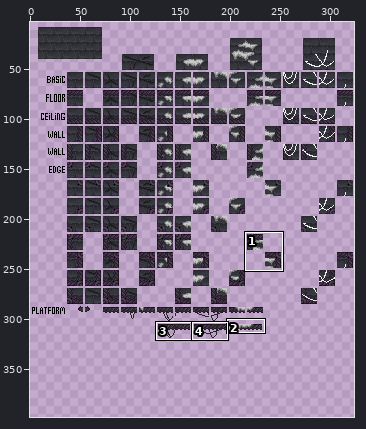
A sprite sheet gets an edit: Paint-it-Black/levels/tiles/tiles.png. Above, an overview of the earlier version with the close-up marked.
Close-up. First the earlier version:
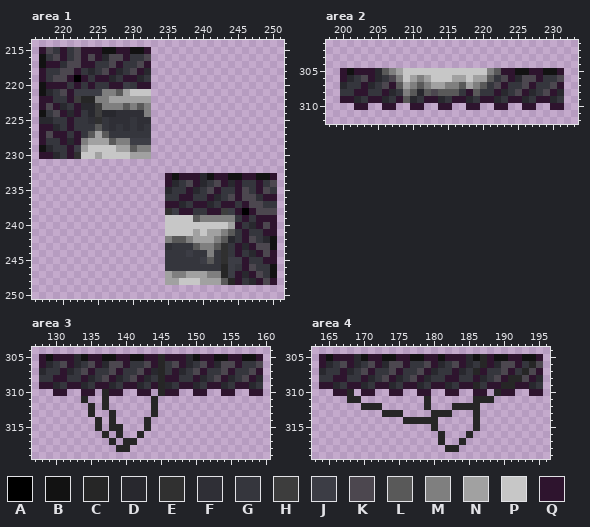
The file is 324x322 pixels. Colours within 5 levels of each other are drawn and written as one. Shown: area 1: x 216..251, y 214..250; area 2: x 198..233, y 301..312; area 3: x 127..160, y 304..319; area 4: x 163..196, y 304..319. The old version is drawn lined up with the new one, on the new canvas. The wide view leaves out empty margins. The commit also changed other parts of the picture, which this record leaves out.
Palette (. is transparent): A #000000  B #121212  C #262626  D #28282e  E #303030  F #2f2f36  G #35363d  H #3d3d3d  J #3c3d45  K #4c474f  L #595959  M #7f7f7f  N #a1a1a1  P #c7c7c7  Q #2e142e
Pixels before, area 1, first column x 217:
215 QKGQGKQQQBBQQBBQ..................
216 BGKQGKQKQDKKQGGK..................
217 BQQFKKQQGGKQGGKQ..................
218 QGGKKQGDGKQDGKQD..................
219 QGKKQAQGQQDGQQDG..................
220 BQQQGQGQGGQQJGQQ..................
221 BDGKQJJJJMMLNPPP..................
222 QQGGQHCCMMNNNNNN..................
223 QKQDGQDDHMMMLMLM..................
224 BGKQDQGDHDDFFFFM..................
225 DDGGQGGFEGFFFGFF..................
226 QQDGQGGGLGFGFGFG..................
227 QKQQGQGLNLGGGGGG..................
228 QGGQDQMNNNLMMJJJ..................
229 BDGGQJNPPPPNNLMM..................
230 QQDGQEPPNPPPPNNN..................
231 ..................................
232 ..................................
233 ..................QBQQQDBQQBBQQBBQ
234 ..................QDGKQDGKQDQGGQGK
235 ..................DGGQDGKQGGQKGQKG
236 ..................GGQQGGQDGKQKKFQQ
237 ..................QQDGQQDGQQGQKKGG
238 ..................EJQQGGQQHJQAQKKK
239 ..................PPPPLMMMMMGQGQQQ
240 ..................PPPPPPPPPNQGDQKQ
241 ..................PPPPNPNNMLGQGGQQ
242 ..................MLLMNNNMLDGQKGDB
243 ..................FGGGLMMLEGQDQKKB
244 ..................GGGJGGMGEGQGDQKQ
245 ..................GGGGGJLGEJJQGGQQ
246 ..................GGGGGGGGCJGQKGGB
247 ..................NMMNNNMMCJQDQKGB
248 ..................NNPPPNNNLCQGDQKQ
Pixels before, area 2, first column x 200:
305 QBQQQDLMNPPPPPPPPPPPPMLQQBBQQBBQ
306 QDGKQDGKMPNMNPPPNNPNNLGKQDKKQGGK
307 DGGQDGKQLNMLMNNMMLNMLGKQGGKQGGKQ
308 GGQQGGQDGMLDLKLLLGQLGGQDGKQDGKQD
309 QQDGQQDGQLDGQQDGQQDGQQDGQQDGQQDG
310 ..QQ..QQ..QQ..QQ..QQ..QQ..QQ..QQ
Pixels before, area 3, first column x 128:
305 QBQQQDBQQBBQQBBQQCQQQDBQQBBQQBBQ
306 QDGKQDGKQDKKQGGKQCGKQDGKQDKKQGGK
307 DGGQDGKQGGKQGGKQDCGQDGKQGGKQGGKQ
308 GGQQGGQDGKQDGKQDGCQQGGQDGKQDGKQD
309 QQDGQQDGQQDGQQDGQCDGQQDGQQDGQQDG
310 ..QQ..QQ.CQQ..QQ.CQQ..QQ..QQ..QQ
311 ......C..C......C...............
312 .......C.C......C...............
313 .......C..C.....C...............
314 ........C.C....C................
315 ........C.CC...C................
316 .........C.C..C.................
317 ..........C.CC..................
318 ...........CC...................
Pixels before, area 4, first column x 164:
305 QBQQQDBQQBBQQBBQQBQQQDBCQBBQQBBQ
306 QDGKQDGKQDKKQGGKQDGKQDGCQDKKQGCK
307 DGGQDGKQGGKQGGKQDGGQDGCQGGKQGCKQ
308 GGQQGGQDGKQDGKQDGGQQGGQDGKQCCKQD
309 QQDGQQDGQQDGQQDGQQDGQQCGQQCCQQDG
310 ..QQC.QQ..QQ..QQ..QQ..QQ.CQQ..QQ
311 ....CC.........C......CCC.......
312 ......CCC......C...CCCC.........
313 .........CCC....CCC...C.........
314 ............CCCCC.....C.........
315 ................C.....C.........
316 .................C...C..........
317 .................C..C...........
318 ..................CC............
The same view after the edit:
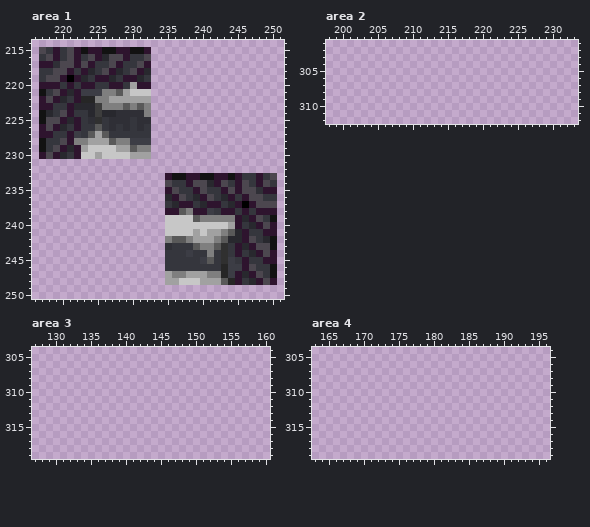
Edits made:
canvas 324x322 -> 324x399
Changed rows in their new state; - is an unchanged pixel.
Area 1:
first column x 217:
215 KGQGKQB---------------------------
216 GKQGKQG---------------------------
217 Q-FK-QK---------------------------
218 G-K-QGQ---------------------------
219 GK-QAQD---------------------------
220 Q--GQGQ-----GN--------------------
221 -GKQDQ----------------------------
222 -KQDGQ----------------------------
223 -QGGQD----------------------------
224 -DGKQG----------------------------
225 BKKQDQ----------------------------
226 -KQDGQ----------------------------
227 -QGGQJ----------------------------
228 B--KQM----------------------------
229 -GKQDQ----------------------------
230 -KQDGQ----------------------------
233 --------------------B--B----QGGQGK
234 ------------------KG-QKKDQKG-K--KG
235 ------------------QK-GQKGGQK--KFQQ
236 ------------------DQKGDQKGDQGQ-KGG
237 ------------------GDQQGDQQGDQAQ-KK
238 ------------------QQLMQQJGQQGQGQQQ
239 ----------------------------QDQKGB
241 ----------------------------D-----
242 ----------------------------D-----
245 ----------------------------G-----
246 ----------------------------J-----
Area 2:
first column x 200:
305 ................................
306 ................................
307 ................................
308 ................................
309 ................................
310 --..--..--..--..--..--..--..--..
Area 3:
first column x 128:
305 ................................
306 ................................
307 ................................
308 ................................
309 ................................
310 --..--..-...--..-...--..--..--..
311 ------.--.------.---------------
312 -------.-.------.---------------
313 -------.--.-----.---------------
314 --------.-.----.----------------
315 --------.-..---.----------------
316 ---------.-.--.-----------------
317 ----------.-..------------------
318 -----------..-------------------
Area 4:
first column x 164:
305 ................................
306 ................................
307 ................................
308 ................................
309 ................................
310 --...-..--..--..--..--..-...--..
311 ----..---------.------...-------
312 ------...------.---....---------
313 ---------...----...---.---------
314 ------------.....-----.---------
315 ----------------.-----.---------
316 -----------------.---.----------
317 -----------------.--.-----------
318 ------------------..------------
